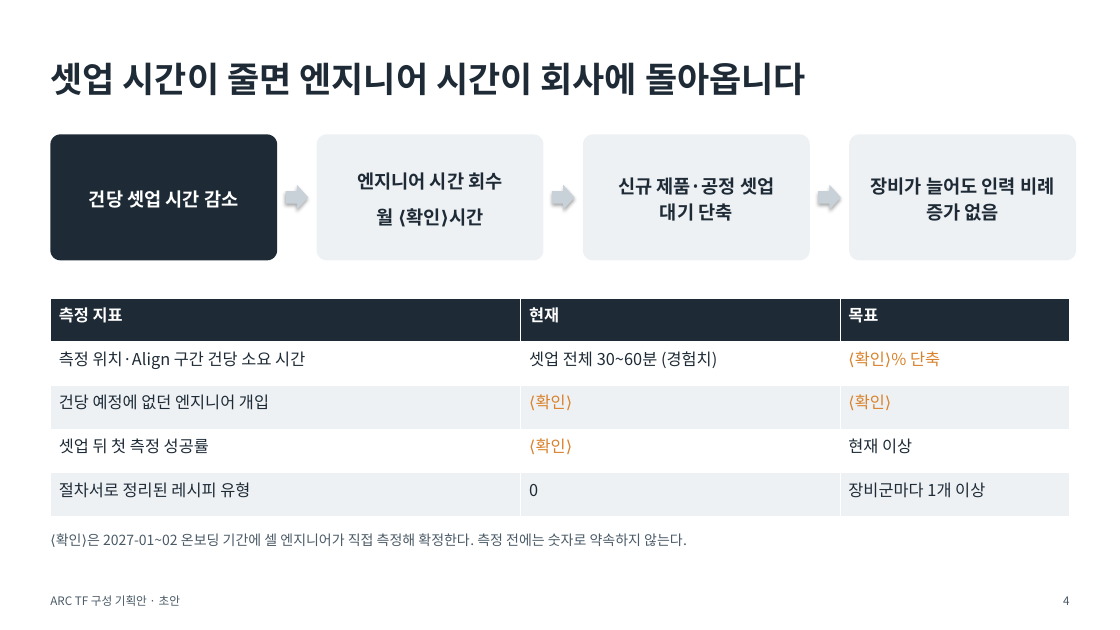
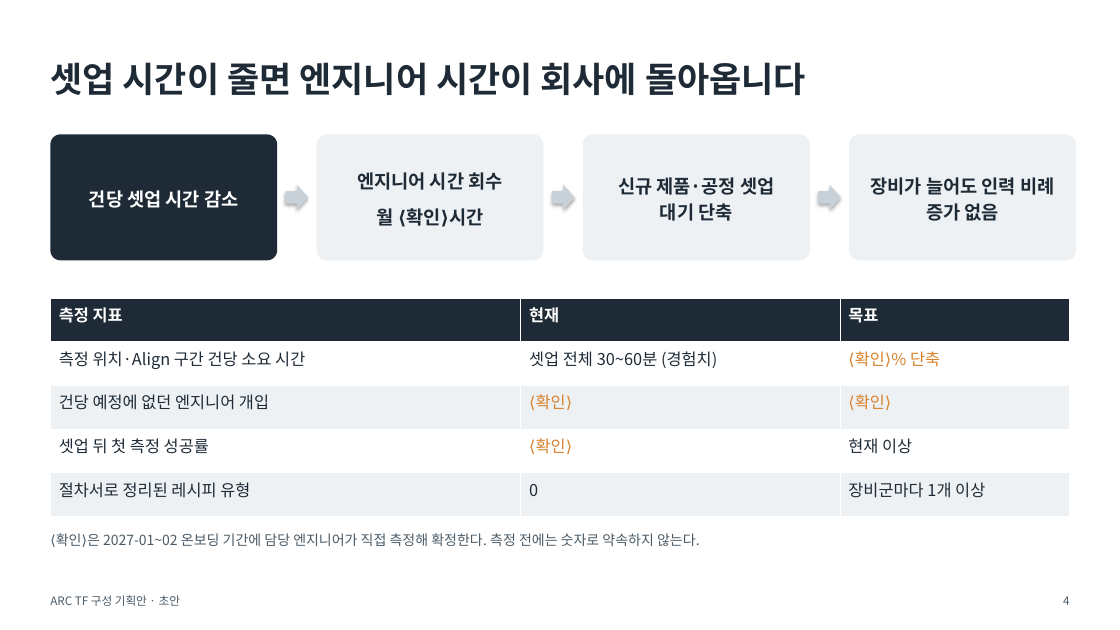
Before and after one commit to DarrenKoi/pm_notes, a slide deck: slide 4 of my-task/arc-tf/deliverables/arc-tf-proposal.pptx. Drawn at 1120x630 pixels with LibreOffice and Linux fonts; fonts in the diff are those of the drawing. Boxes give left, top, right and bottom in pixels: in the first picture for what was removed or moved away, otherwise in the second. Text is boxed around its words. In the diff, an @@ line names an element or a change of style, - is before the commit and + after.

```diff
--- a/my-task/arc-tf/deliverables/arc-tf-proposal.pptx
+++ b/my-task/arc-tf/deliverables/arc-tf-proposal.pptx
@@ text at [56, 533, 700, 546]: text changed @@
-⟨확인⟩은 2027-01~02 온보딩 기간에 셀 엔지니어가 직접 측정해 확정한다. 측정 전에는 숫자로 약속하지 않는다.
+⟨확인⟩은 2027-01~02 온보딩 기간에 담당 엔지니어가 직접 측정해 확정한다. 측정 전에는 숫자로 약속하지 않는다.
```
Also in this commit, not shown: 6 other slides changed, 19 other files.
